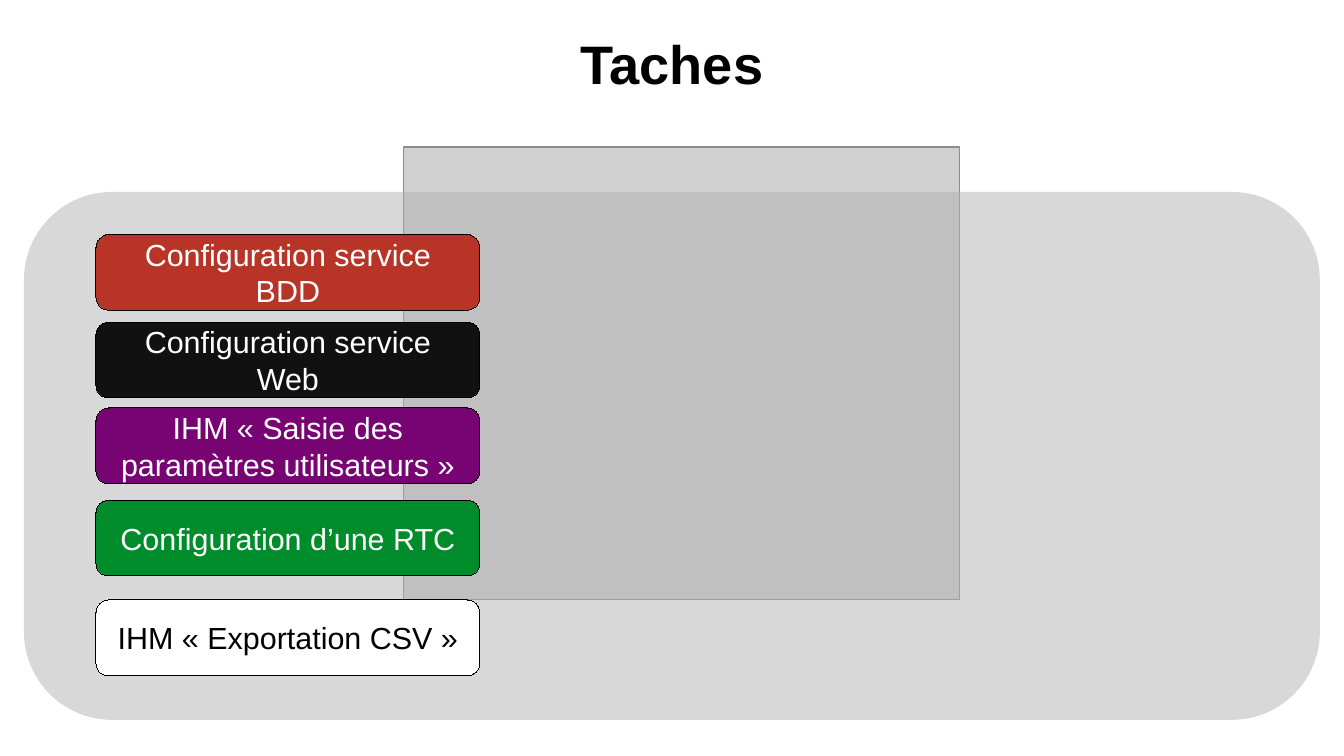
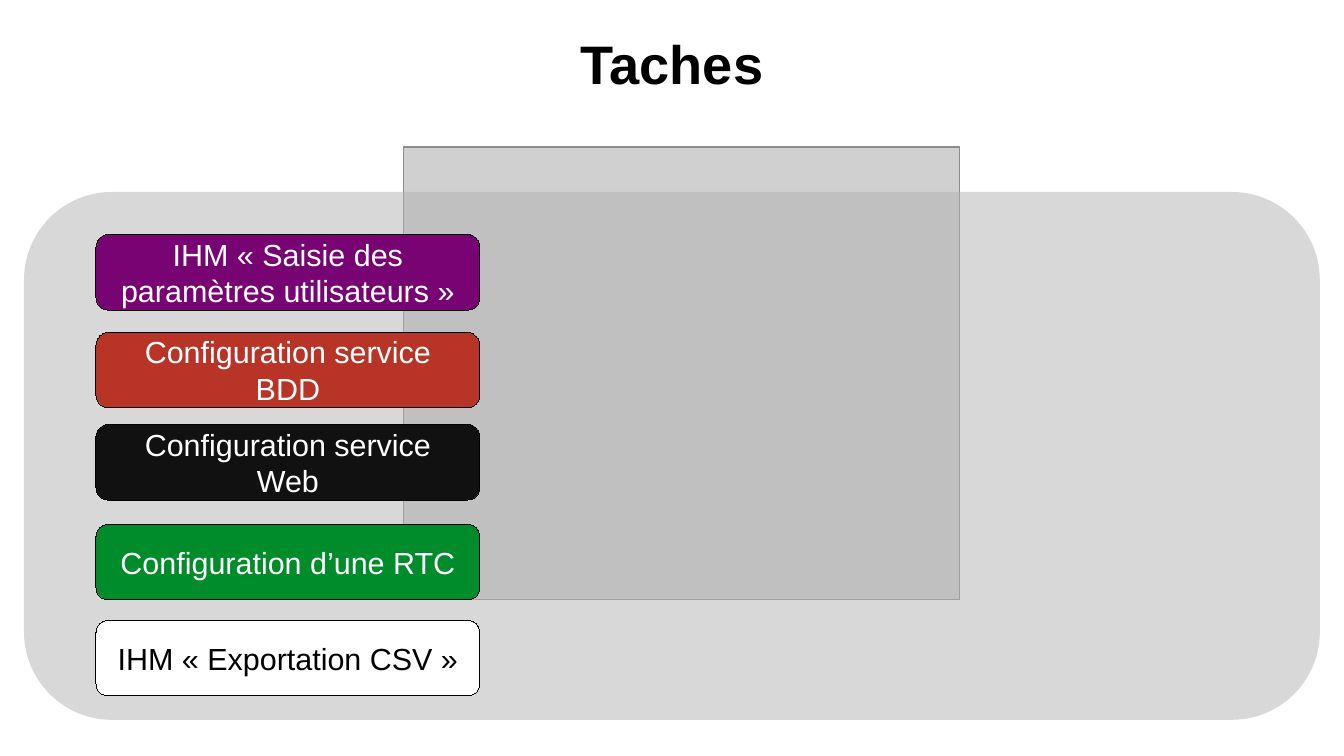
Before and after one commit to Sauvage89/sechoir-houblon, a slide deck: slide 41 of doc/diaporama/revue4/02-revue_sauvage.odp (slide 37 before the commit). Drawn at 1344x756 pixels with LibreOffice and Linux fonts; fonts in the diff are those of the drawing; grey boxes stand for pictures. Boxes give left, top, right and bottom in pixels: in the first picture for what was removed or moved away, otherwise in the second. Text is boxed around its words. In the diff, an @@ line names an element or a change of style, - is before the commit and + after.

```diff
--- a/doc/diaporama/revue4/02-revue_sauvage.odp
+++ b/doc/diaporama/revue4/02-revue_sauvage.odp
@@ rounded rectangle "IHM « Saisie des paramètres ...": place and size @@
-rounded rectangle "IHM « Saisie des paramètres ..." at <box>96,409,481,484</box>
+rounded rectangle "IHM « Saisie des paramètres ..." at <box>96,234,481,310</box>
@@ rounded rectangle "Configuration service BDD": place and size @@
-rounded rectangle "Configuration service BDD" at <box>96,234,481,310</box>
+rounded rectangle "Configuration service BDD" at <box>96,332,481,407</box>
@@ rounded rectangle "Configuration service Web": place and size @@
-rounded rectangle "Configuration service Web" at <box>96,322,481,398</box>
+rounded rectangle "Configuration service Web" at <box>96,424,481,500</box>
@@ rounded rectangle "Configuration d’une RTC": place and size @@
-rounded rectangle "Configuration d’une RTC" at <box>96,500,481,576</box>
+rounded rectangle "Configuration d’une RTC" at <box>96,524,481,600</box>
@@ rounded rectangle "IHM « Exportation CSV »": place and size @@
-rounded rectangle "IHM « Exportation CSV »" at <box>96,600,481,676</box>
+rounded rectangle "IHM « Exportation CSV »" at <box>96,621,481,696</box>
```
Also in this commit, not shown: 22 other slides changed, 4 slides added, 4 other files.
